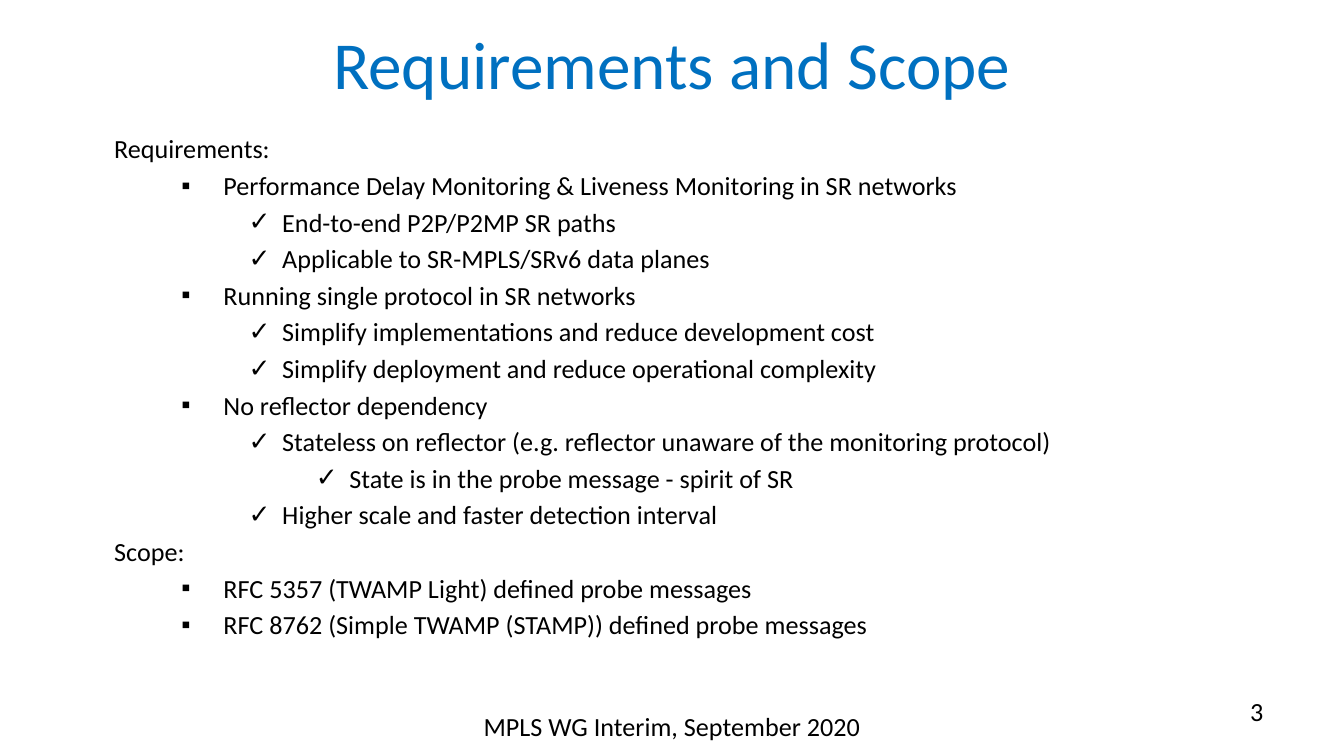
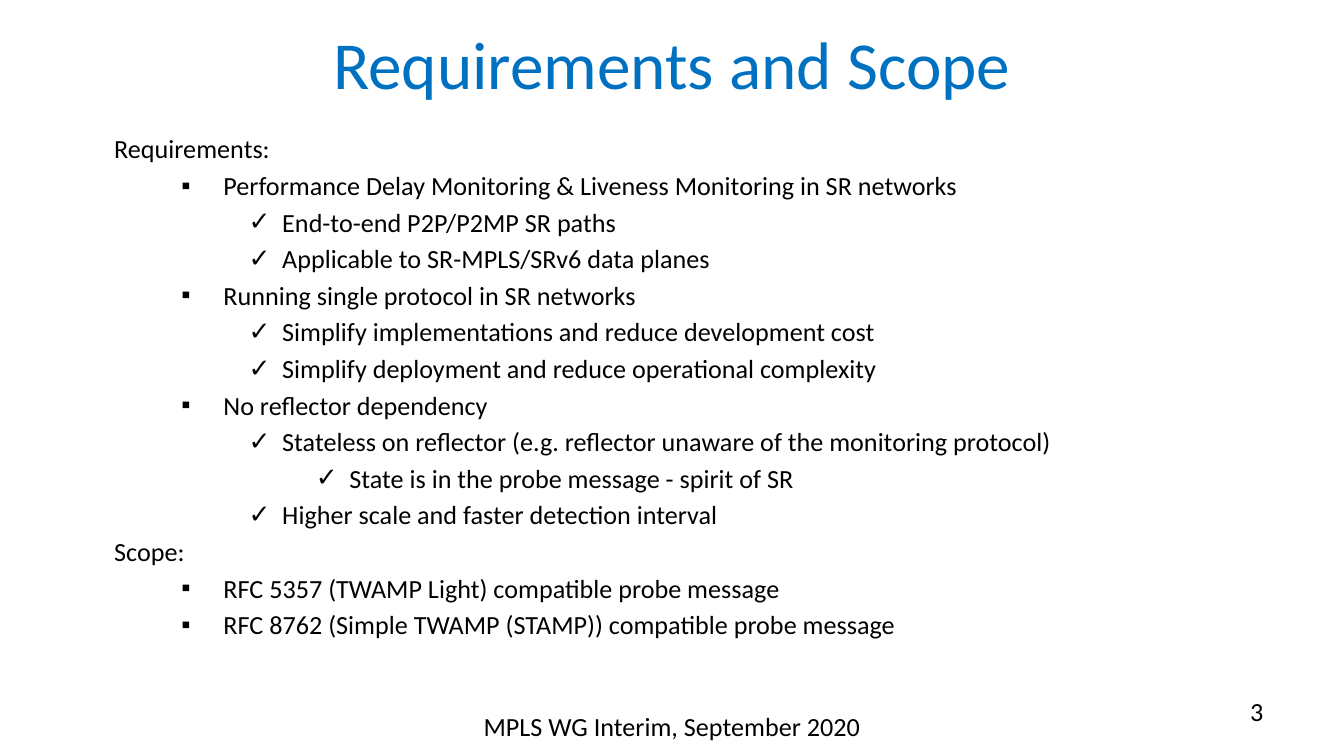
Before and after one commit to rakgandhi/ietf-slides, a slide deck: slide 3 of draft-gandhi-spring-sr-enhanced-plm-03.pptx. Drawn at 1344x756 pixels with LibreOffice and Linux fonts; fonts in the diff are those of the drawing. Boxes give left, top, right and bottom in pixels: in the first picture for what was removed or moved away, otherwise in the second. Text is boxed around its words. In the diff, an @@ line names an element or a change of style, - is before the commit and + after.

```diff
--- a/draft-gandhi-spring-sr-enhanced-plm-03.pptx
+++ b/draft-gandhi-spring-sr-enhanced-plm-03.pptx
@@ text at [223, 579, 895, 639]: text changed @@
-  ▪ RFC 5357 (TWAMP Light) defined probe messages
-  ▪ RFC 8762 (Simple TWAMP (STAMP)) defined probe messages
+  ▪ RFC 5357 (TWAMP Light) compatible probe message
+  ▪ RFC 8762 (Simple TWAMP (STAMP)) compatible probe message
```
Also in this commit, not shown: 9 other slides changed, 1 other file.
